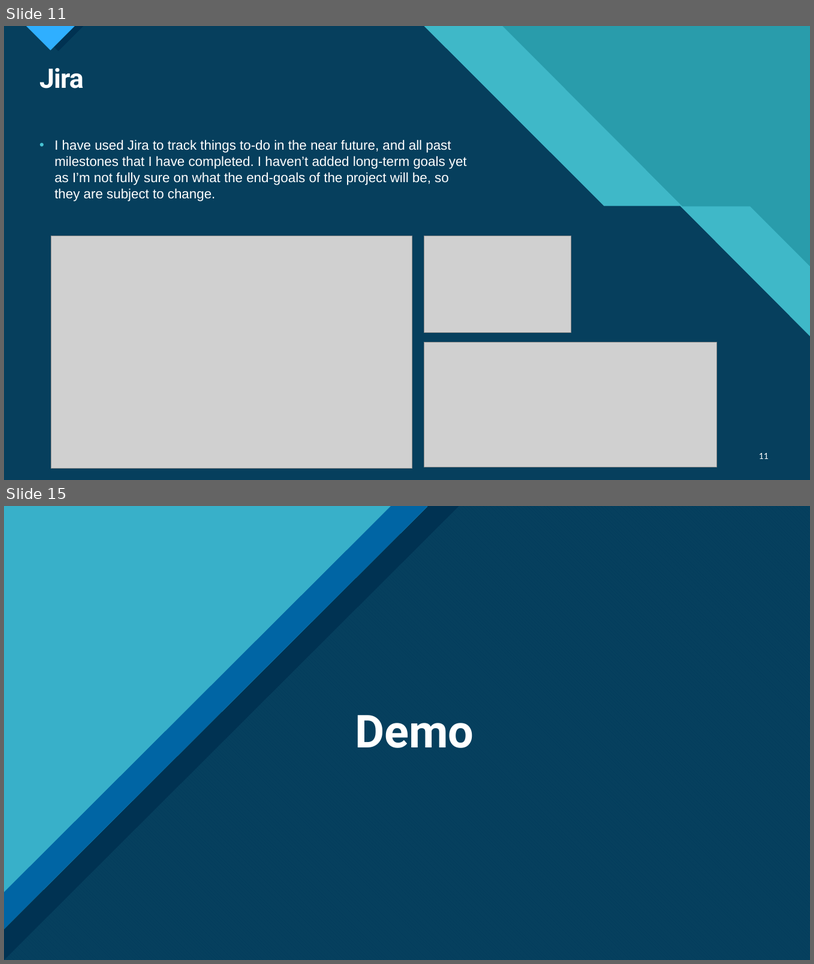
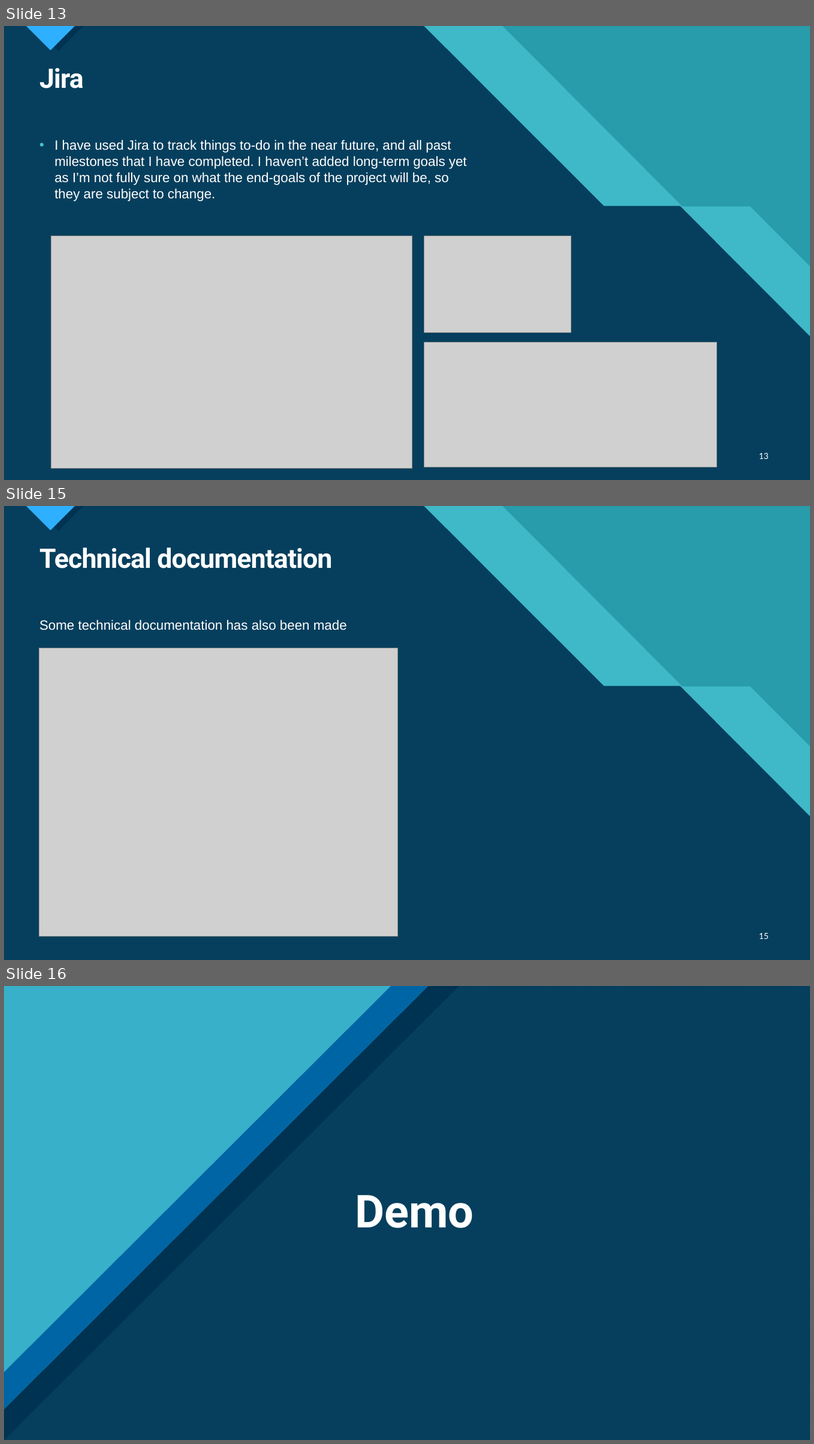
Before and after one commit to joshua-bouv/whiteboard, a slide deck: docs/oral_presentation.pptx. Shown one above the other, each under a label of ours: slides 11 and 15 before the commit, slides 13, 15 and 16 after it; the slides between them are not shown. The pictures are 814x964 and 814x1444 pixels, drawn with LibreOffice and Linux fonts; fonts in the diff are those of the drawing; grey boxes stand for pictures. Boxes give left, top, right and bottom in pixels: in the first picture for what was removed or moved away, otherwise in the second. Text is boxed around its words. In the diff, an @@ line names an element or a change of style, - is before the commit and + after.

```diff
--- a/docs/oral_presentation.pptx
+++ b/docs/oral_presentation.pptx
@@ slide 15 added at <box>4,506,810,960</box>, background #47C3D3; not listed: 14 template elements that a slide beside it also shows @@
@@ title added at <box>39,547,332,568</box>, 32 pt, text #FFFFFF, bold @@
+Technical documentation
@@ text added at <box>39,619,347,630</box>, 16 pt, text #FFFFFF @@
+Some technical documentation has also been made
@@ picture added at <box>39,648,398,936</box> @@
@@ page number added at <box>759,933,769,939</box>, 10 pt, text #FFFFFF @@
+15
@@ what was slide 11 is now slide 13 @@
@@ page number at <box>759,453,769,459</box>: text changed @@
-11
+13
@@ what was slide 15 is now slide 16 @@
```
Also in this commit, not shown: 5 slides changed, 7 slides removed.
